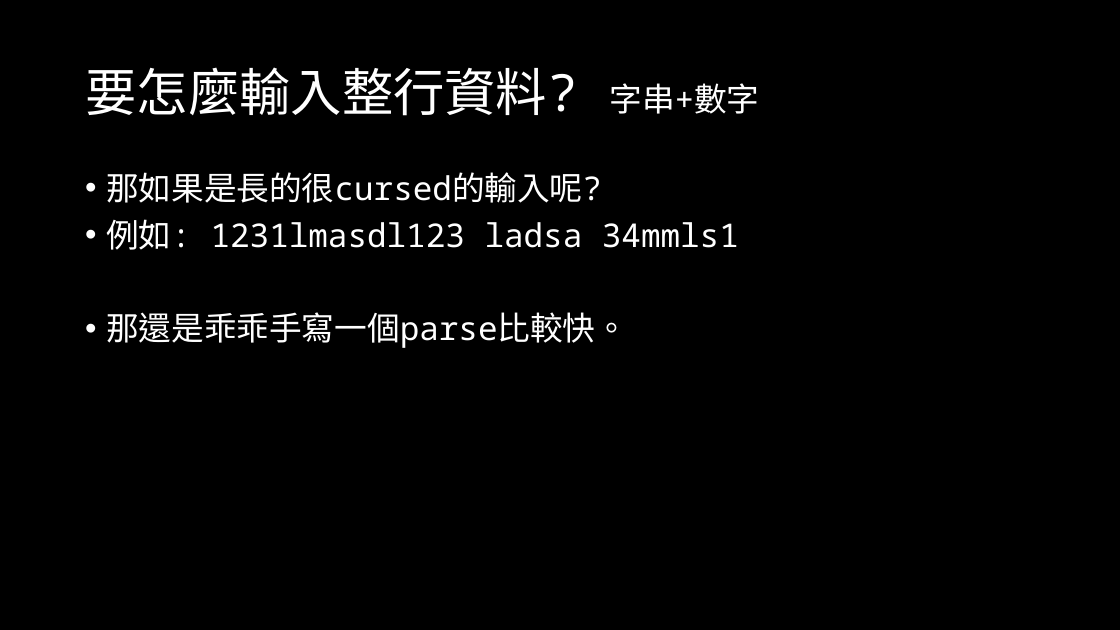
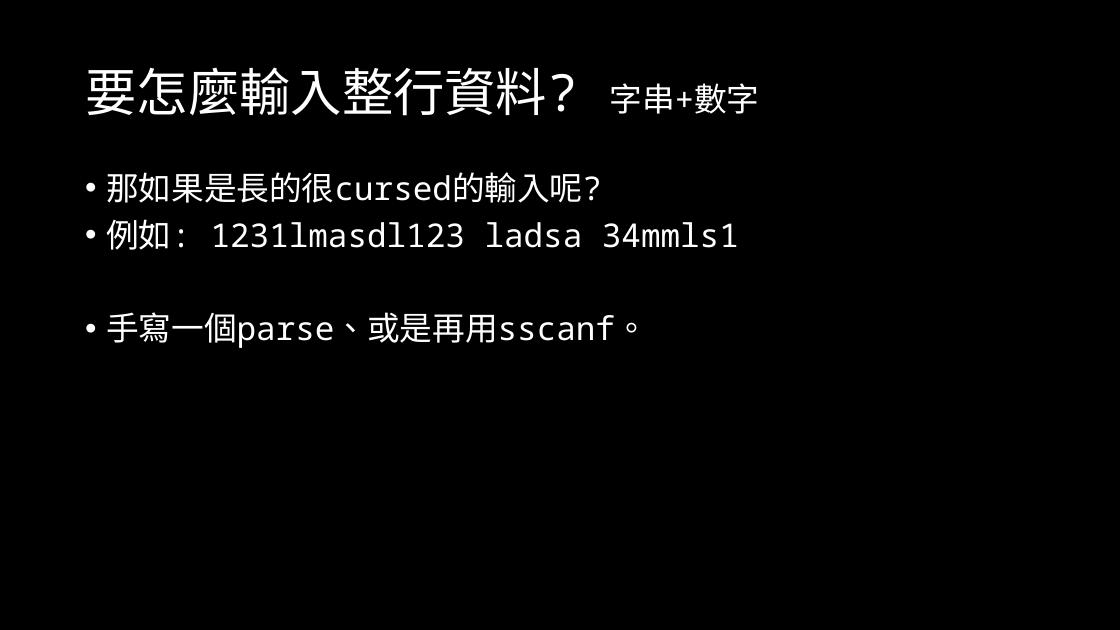
Before and after one commit to OEmiliatanO/those_c_prog_didnt_teach, a slide deck: slide 19 of Ch1/Ch1-basic.pptx. Drawn at 1120x630 pixels with LibreOffice and Linux fonts; fonts in the diff are those of the drawing. Boxes give left, top, right and bottom in pixels: in the first picture for what was removed or moved away, otherwise in the second. Text is boxed around its words. In the diff, an @@ line names an element or a change of style, - is before the commit and + after.

```diff
--- a/Ch1/Ch1-basic.pptx
+++ b/Ch1/Ch1-basic.pptx
@@ text at <box>106,312,648,348</box>: text changed @@
-• 那還是乖乖手寫一個parse比較快。
+• 手寫一個parse、或是再用sscanf。
```
Also in this commit, not shown: 5 other slides changed, 3 slides added, 1 other file.
